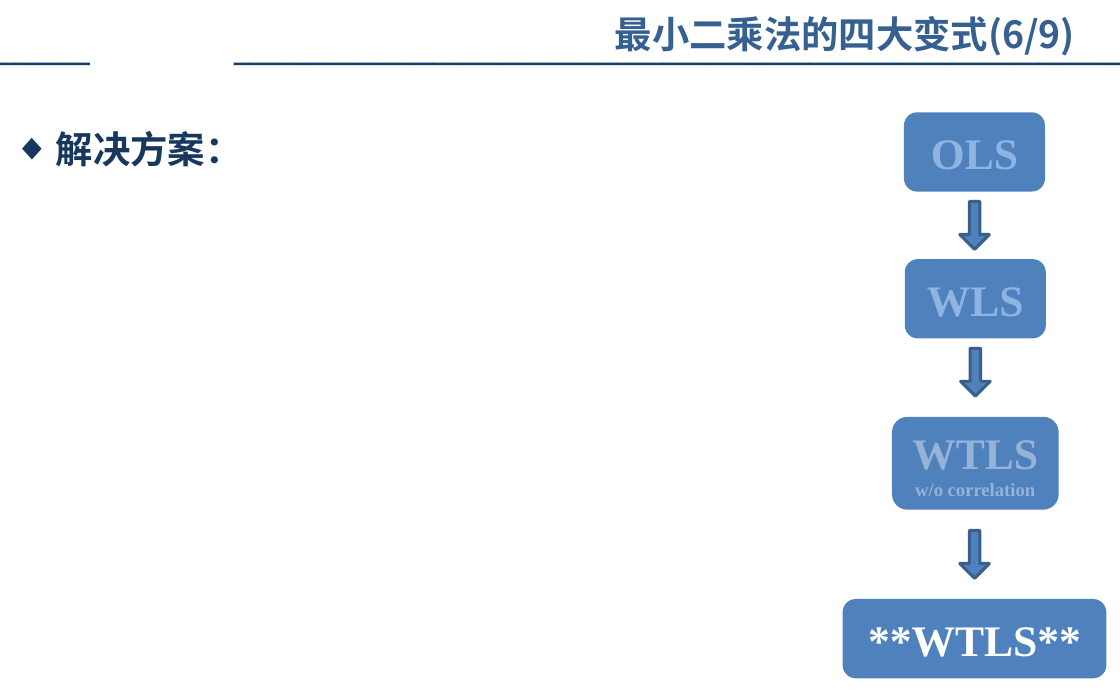
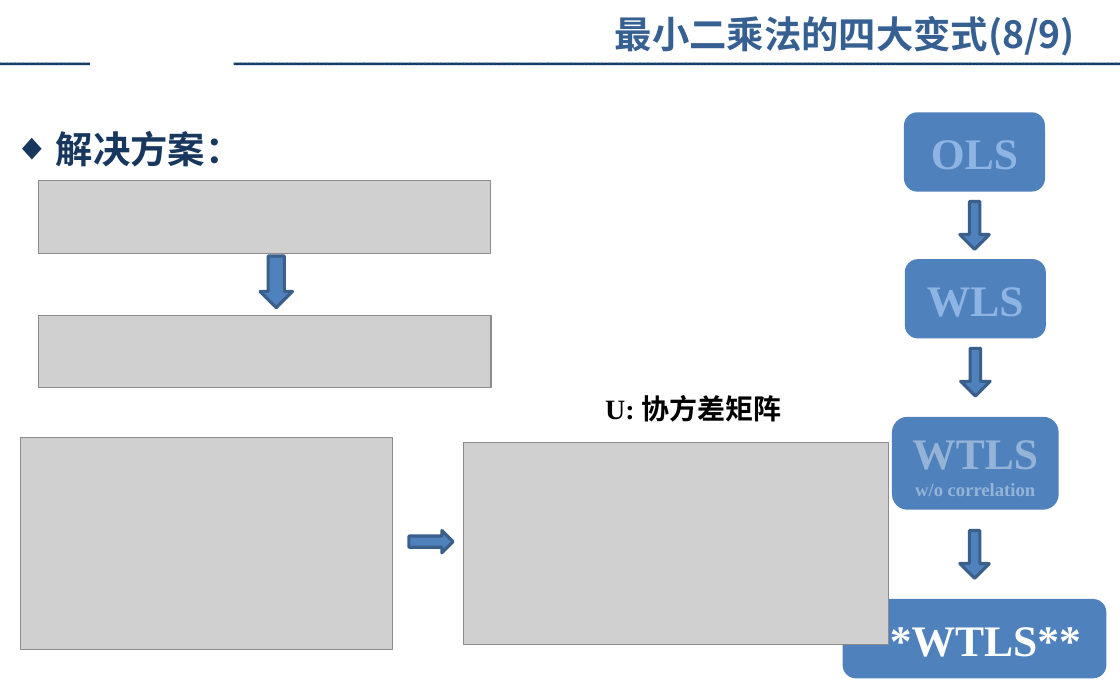
Before and after one commit to augusto-13/ErrorTheory_discussion_ppt, a slide deck: slide 22 of 2023-4-9.pptx. Drawn at 1120x700 pixels with LibreOffice and Linux fonts; fonts in the diff are those of the drawing; grey boxes stand for pictures; background and template pictures are left out. Boxes give left, top, right and bottom in pixels: in the first picture for what was removed or moved away, otherwise in the second. Text is boxed around its words. In the diff, an @@ line names an element or a change of style, - is before the commit and + after.

```diff
--- a/2023-4-9.pptx
+++ b/2023-4-9.pptx
@@ text at [615, 16, 1075, 56]: text changed @@
-最小二乘法的四大变式(6/9)
+最小二乘法的四大变式(8/9)
@@ picture added at [38, 181, 491, 254] @@
@@ down arrow added at [260, 256, 292, 308], fill #4F81BD, outline #3A5F8C 2 pt @@
@@ picture added at [38, 315, 491, 388] @@
@@ text added at [605, 395, 782, 422], 18 pt, text #000000, bold @@
+U: 协方差矩阵
@@ picture added at [20, 438, 392, 651] @@
@@ picture added at [464, 442, 889, 645] @@
@@ right arrow added at [409, 531, 452, 553], fill #4F81BD, outline #3A5F8C 2 pt @@
```
Also in this commit, not shown: 9 other slides changed, 7 slides added, 2 slides removed.
